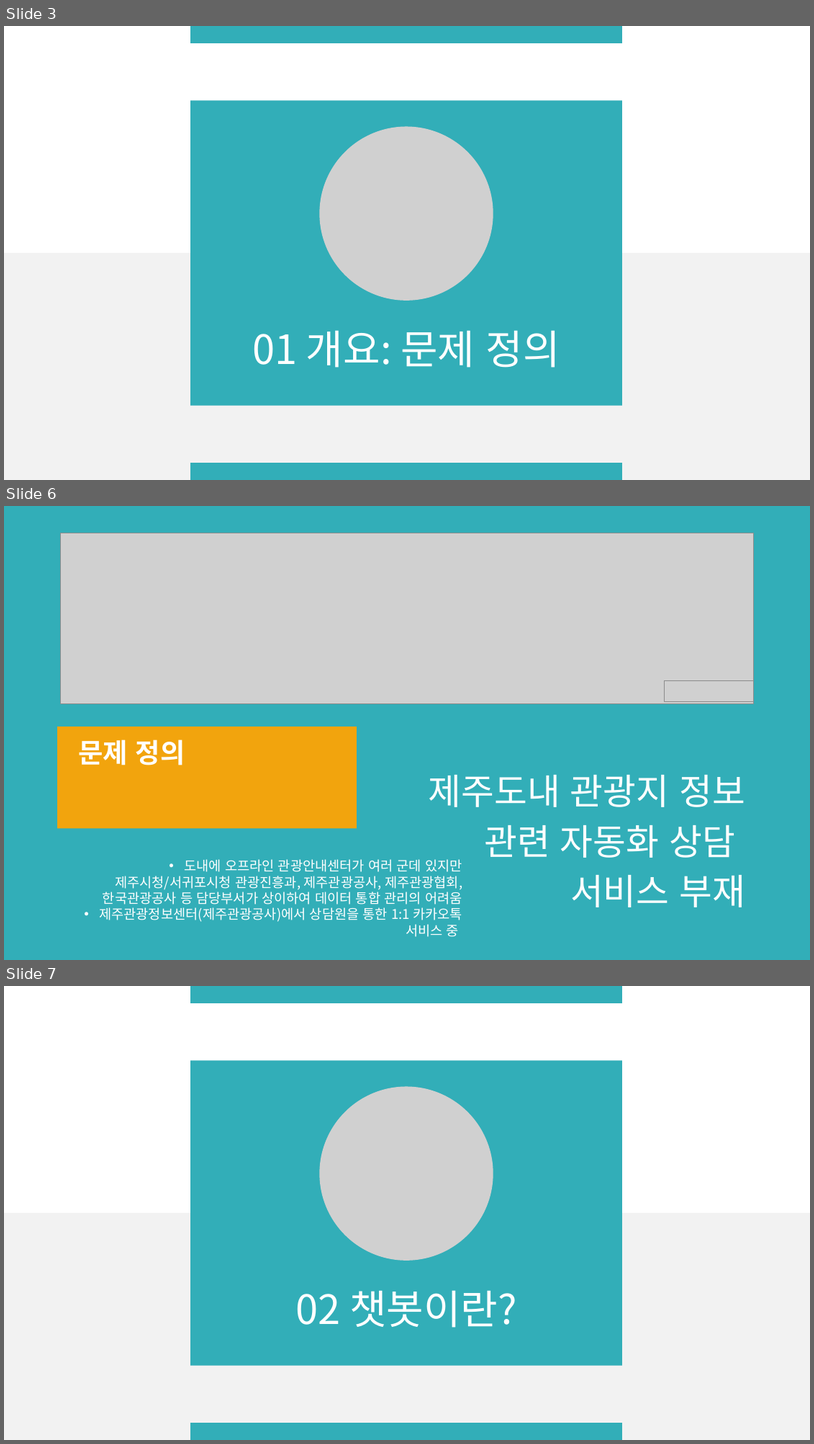
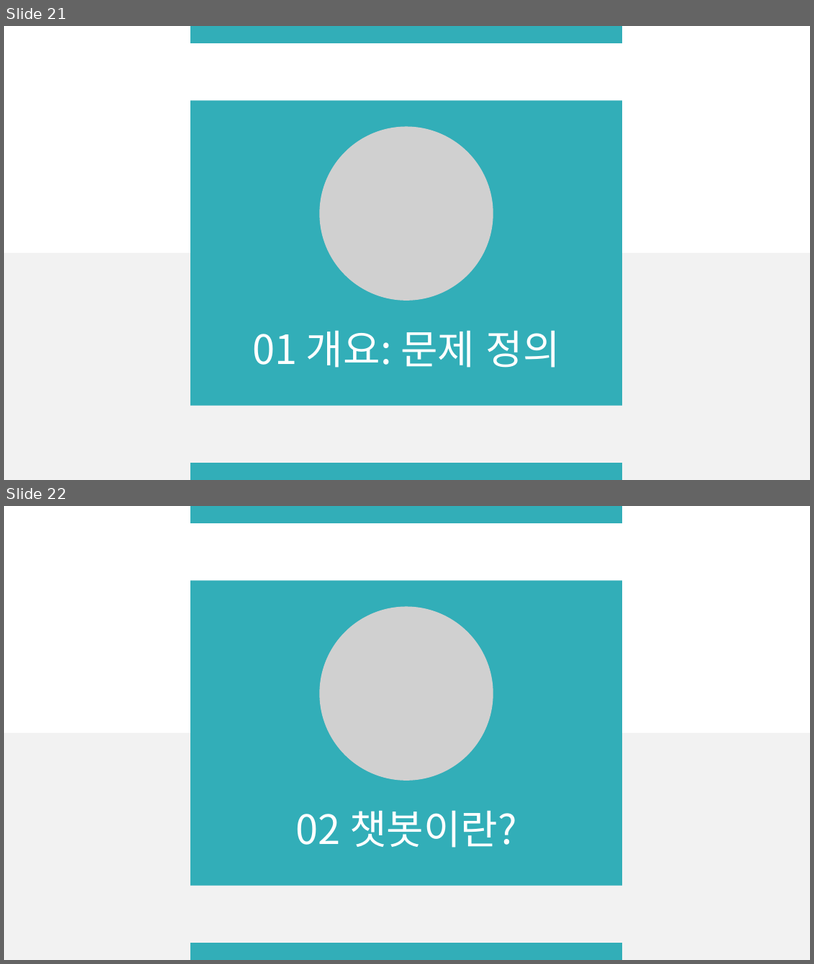
Before and after one commit to CityHopper/BM_JTO_TouristInfo, a slide deck: Project Documents/제주도 관광지 정보 상담 업무 자동화 서비스(챗봇) 개발.pptx. Shown one above the other, each under a label of ours: slides 3, 6 and 7 before the commit, slides 21 and 22 after it; the slides between them are not shown. The pictures are 814x1444 and 814x964 pixels, drawn with LibreOffice and Linux fonts; fonts in the diff are those of the drawing; grey boxes stand for pictures; background and template pictures are left out. Boxes give left, top, right and bottom in pixels: in the first picture for what was removed or moved away, otherwise in the second. Text is boxed around its words. In the diff, an @@ line names an element or a change of style, - is before the commit and + after.

```diff
--- a/Project Documents/제주도 관광지 정보 상담 업무 자동화 서비스(챗봇) 개발.pptx
+++ b/Project Documents/제주도 관광지 정보 상담 업무 자동화 서비스(챗봇) 개발.pptx
@@ slide 6 removed at (4,506,810,960), background #32AEB8 @@
@@ picture removed at (60,533,753,703) @@
@@ picture removed at (664,681,753,702) @@
@@ rectangle removed at (57,726,356,828) @@
@@ text removed at (79,739,185,765) @@
-문제 정의
@@ text removed at (429,775,746,907) @@
-제주도내 관광지 정보
-관련 자동화 상담
-서비스 부재
@@ text removed at (99,859,463,937) @@
-• 도내에 오프라인 관광안내센터가 여러 군데 있지만 제주시청/서귀포시청 관광진흥과, 제주관광공사, 제주관광협회, 한국관광공사 등 담당부서가 상이하여 데이터 통합 관리의 어려움
-• 제주관광정보센터(제주관광공사)에서 상담원을 통한 1:1 카카오톡 서비스 중
@@ what was slide 3 is now slide 21 @@
@@ what was slide 7 is now slide 22 @@
```
Also in this commit, not shown: 7 slides changed, 12 slides added, 3 other slides removed, 1 other file.
